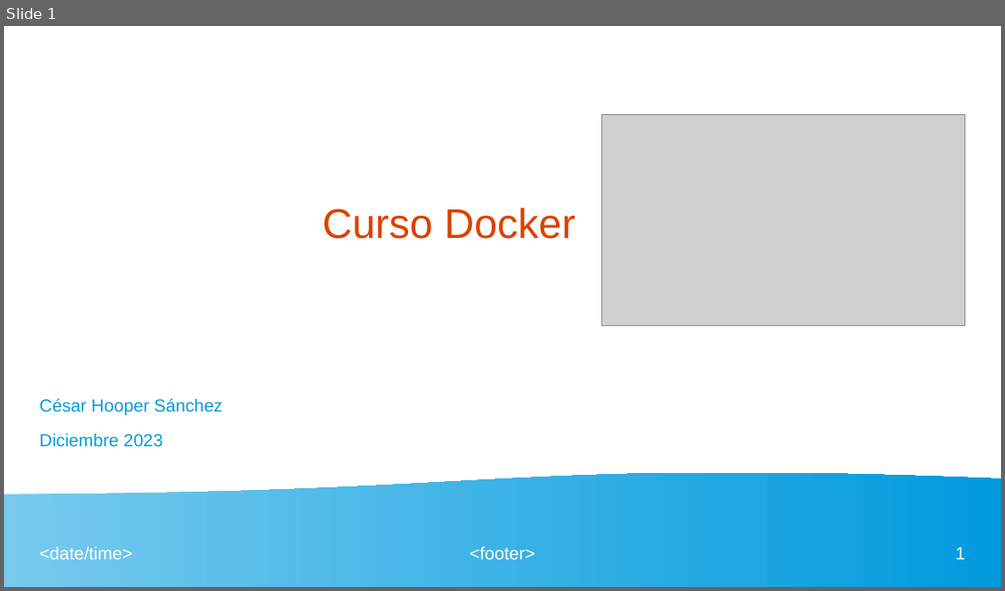
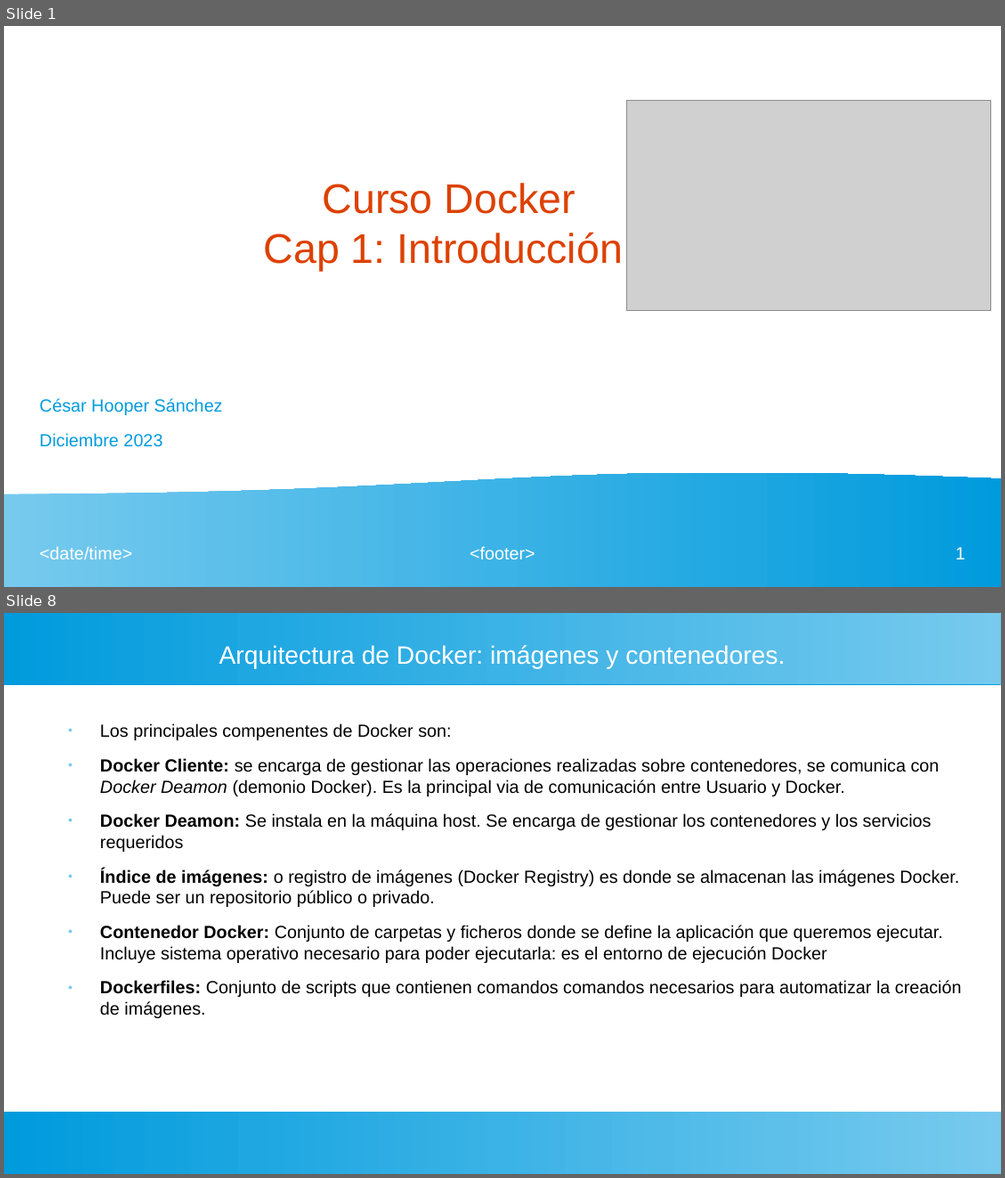
Before and after one commit to hoopercesar/Dockers, a slide deck: curso_docker/dockerPPT.odp. Shown one above the other, each under a label of ours: slide 1 before the commit, slides 1 and 8 after it; the slides between them are not shown. The pictures are 1005x591 and 1005x1178 pixels, drawn with LibreOffice and Linux fonts; fonts in the diff are those of the drawing; grey boxes stand for pictures. Boxes give left, top, right and bottom in pixels: in the first picture for what was removed or moved away, otherwise in the second. Text is boxed around its words. In the diff, an @@ line names an element or a change of style, - is before the commit and + after.

```diff
--- a/curso_docker/dockerPPT.odp
+++ b/curso_docker/dockerPPT.odp
@@ slide 8 added at box(4, 613, 1001, 1174), background #FFFFFF @@
@@ rectangle added at box(4, 613, 1001, 684), fill gradient #77CAEE to #75C9EE to #73C9ED to #71C8ED to #6FC7ED to #6EC6ED @@
@@ title added at box(219, 645, 785, 669), 20 pt, text #FFFFFF @@
+Arquitectura de Docker: imágenes y contenedores.
@@ text added at box(100, 723, 962, 1018), 14 pt, text #000000 @@
+● Los principales compenentes de Docker son:
+● Docker Cliente: se encarga de gestionar las operaciones realizadas sobre contenedores, se comunica con Docker Deamon (demonio Docker). Es la principal via de comunicación entre Usuario y Docker.
+● Docker Deamon: Se instala en la máquina host. Se encarga de gestionar los contenedores y los servicios requeridos
+● Índice de imágenes: o registro de imágenes (Docker Registry) es donde se almacenan las imágenes Docker. Puede ser un repositorio público o privado.
+● Contenedor Docker: Conjunto de carpetas y ficheros donde se define la aplicación que queremos ejecutar. Incluye sistema operativo necesario para poder ejecutarla: es el entorno de ejecución Docker
+● Dockerfiles: Conjunto de scripts que contienen comandos comandos necesarios para automatizar la creación de imágenes.
@@ rectangle added at box(4, 1111, 1001, 1174), fill gradient #77CAEE to #75C9EE to #73C9ED to #71C8ED to #6FC7ED to #6EC6ED @@
@@ slide 1 changed as well @@
@@ picture: place and size @@
-picture at box(602, 115, 965, 325)
+picture at box(627, 100, 991, 311)
@@ title at box(264, 183, 623, 271): text changed @@
-Curso Docker
+Curso Docker
+Cap 1: Introducción
```
Also in this commit, not shown: 1 other slide changed, 8 other slides added.
